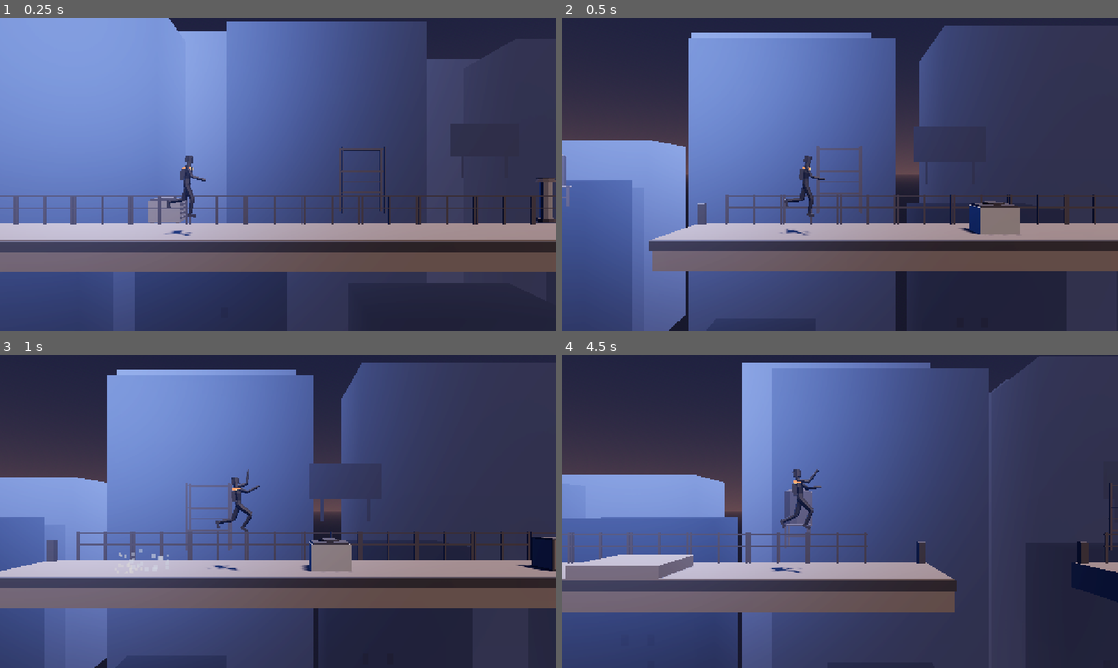
Above: before the commit, frames 1-4 (two rows, left to right).
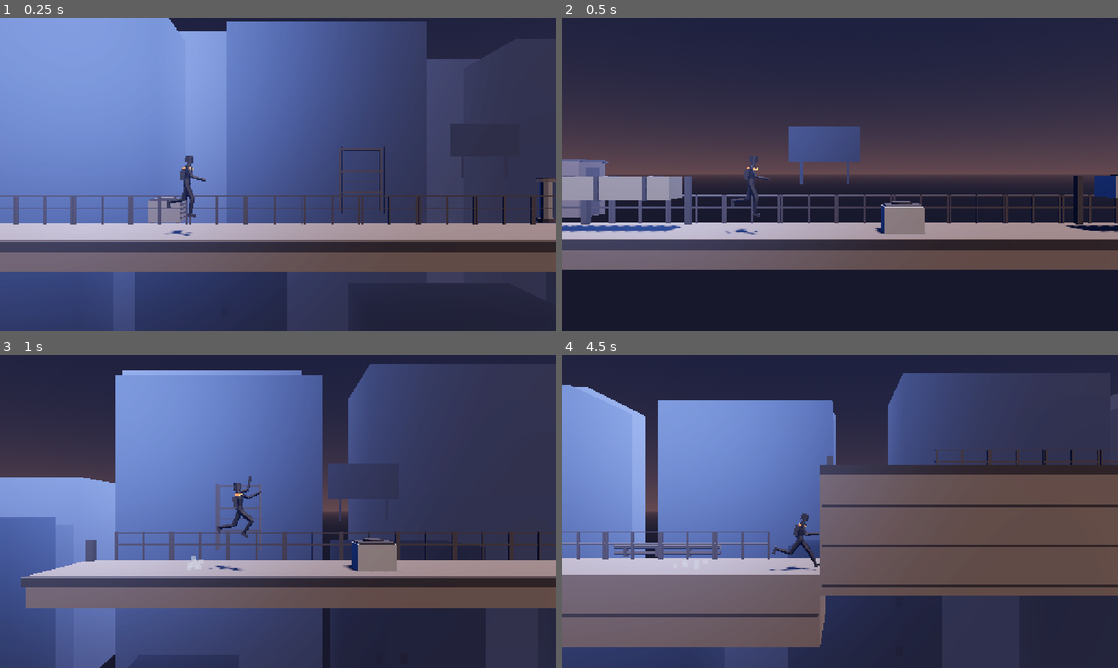
Above: after the commit, the same moments.

Repository: xoloteach/Vector
Game: Godot game, scene res://tests/shot_harness.tscn
Same seed, same stepped clock (60 frames per second), same inputs: the game is played once before the commit and once after it. This scene is started directly instead of the project's main scene.
Inputs (mouse positions are in pixels of both pictures, inside the frame that each line leads up to):
- Up to frame 1 (0.25 s): no input
- Up to frame 2 (0.5 s): no input
- Up to frame 3 (1 s): tap Enter at 0.5 s; move the mouse to (400, 495) at 0.52 s; hold D (move_right) from 0.53 s (still down); hold S (slide) from 0.53 s (still down); click (400, 495) at 0.67 s; tap Space (jump) at 0.77 s
- Up to frame 4 (4.5 s): release D (move_right) at 1.25 s; release S (slide) at 1.25 s; drag from (728, 527) to (812, 574) at 1.27 s; move the mouse to (895, 442) at 2.02 s; hold D (move_right) 2.03-2.75 s; hold S (slide) 2.03-2.75 s; drag from (812, 574) to (673, 464) at 2.77 s; move the mouse to (1006, 558) at 3.52 s; hold A (move_left) 3.53-4.25 s; hold S (slide) 3.53-4.25 s; tap Space (jump) at 3.77 s; drag from (673, 464) to (756, 433) at 4.27 s

Frame 1 is identical in both runs. In frame 2, 58% of the frame differs, in the area x 0-100%, y 2-100%; in frame 3, 9.4%; in frame 4, 53%.

Commit message:
feat: extend level to full length, add render-cost telemetry, final review
Level extended from 244 m to 640 m across three acts. Act I teaches each move in
isolation; Act II asks for execution at pace (vault chains, staggered climbs, duct
runs, a three-stage descent); Act III is the difficulty peak (a no-recovery sequence,
back-to-back wall runs) followed by a sprint home the player wins. A clean bot run is
now 60 s, which puts a learning player in the 2-4 minute target.

Fixed: the void kill-zone was hardcoded at y=-18 from when the lowest deck was -6.
Extending the level with a descent to -16 put the final deck inside the kill volume,
so landing correctly on it killed the player. It is now derived from the lowest
surface the course actually builds, and the profile kill plane is a pure backstop.

Added render-cost telemetry to the shot harness: draw calls, primitives and object
counts per station. These are reported instead of frame rate because they are
hardware-independent — a SwiftShader frame rate says nothing about a real device.
Peak across the whole 640 m level: 51 draw calls, 7,544 primitives.

docs/reviews/final-review.md: five independent critics against 65 captured frames
from a real browser, a real GL driver and four viewport sizes. Nothing remains open in
the broken-gameplay, traversal, collision or softlock categories; every open item is
visual polish or an environmental limitation. The one claim resting on inference rather
than observation — frame rate on real hardware — is flagged as such.

README and AGENTS updated with the architecture map, the tooling table and the
performance budget. TODO rewritten as a prioritised queue.

Diff:
--- a/game/resources/default_movement.tres
+++ b/game/resources/default_movement.tres
@@ -24,4 +24,4 @@
 lethal_landing_speed = 40.0
 hard_landing_speed_keep = 0.45
 hard_landing_recovery = 0.28
-kill_plane_y = -30.0
+kill_plane_y = -90.0
--- a/game/scenes/levels/level_01.gd
+++ b/game/scenes/levels/level_01.gd
@@ -40,12 +40,24 @@
 func build_course() -> void:
 	spawn(SkylineBackdrop.new())
 
+	# --- Act I: teaching. Each move introduced alone, then combined. ------------
 	_beat_run_up()
 	_beat_first_gap_and_vaults()
 	_beat_rise_and_slide()
 	_beat_drop_and_wide_gap()
 	_beat_mantles_and_wall()
 	_beat_committed_gap_and_roll()
+
+	# --- Act II: rhythm. Everything taught, now at pace and in combination. -----
+	_beat_vault_chain()
+	_beat_stagger_climb()
+	_beat_duct_run()
+	_beat_descent()
+
+	# --- Act III: pressure. The hardest shapes, then the run home. --------------
+	_beat_tight_sequence()
+	_beat_wall_ladder()
+	_beat_final_sprint()
 
 
 # === Beat 1: run-up =========================================================
@@ -188,9 +200,172 @@
 	scenery("water_tank", 240.0, START_Y - 6.0, 9.0)
 	scenery("billboard", 228.0, START_Y - 4.0, 18.0)
 
-	# Finish, set well back from the drop so landing and finishing are two separate
-	# moments rather than one confusing one.
-	finish(244.0, START_Y - 6.0)
+
+# ===========================================================================
+# ACT II — rhythm
+# ===========================================================================
+#
+# Everything is taught by now. This act stops explaining and starts asking for
+# execution: the same moves arrive closer together, in combinations, with less room
+# to recover between them. The pursuer is also fully established by here, so the cost
+# of hesitating has become concrete rather than theoretical.
+
+
+## Three vaults in quick succession, then a gap taken straight out of the third.
+##
+## Spacing is the whole design. 7 m between obstacles is just enough to re-accelerate
+## after a high vault's speed cost, so the chain is survivable but punishes stalling —
+## and the gap immediately after means the third vault has to be carried, not recovered
+## from.
+func _beat_vault_chain() -> void:
+	deck(252.0, 296.0, START_Y - 6.0)
+	parapet(252.0, 296.0, START_Y - 6.0)
+	_rail_run(253.0, 295.0, START_Y - 6.0)
+
+	furniture("ac_unit", 262.0, START_Y - 6.0, 0.95, 1.3)
+	furniture("crate", 269.5, START_Y - 6.0, 0.8, 1.1, SurfaceLibrary.Kind.CONCRETE)
+	furniture("transformer", 277.5, START_Y - 6.0, 1.45, 1.6)
+	furniture("ac_unit", 286.0, START_Y - 6.0, 0.9, 1.25)
+
+	scenery("scaffold", 258.0, START_Y - 6.0, 6.5)
+	scenery("vent_stack", 274.0, START_Y - 6.0, 3.4)
+	scenery("water_tank", 292.0, START_Y - 6.0, 8.5)
+	scenery("billboard", 280.0, START_Y - 4.0, 18.0)
+	scenery("antenna_mast", 266.0, START_Y - 6.0, 12.5)
+
+	# 6.5 m, taken out of the last vault.
+	deck(302.5, 330.0, START_Y - 6.0)
+	parapet(302.5, 330.0, START_Y - 6.0)
+	_rail_run(303.5, 329.0, START_Y - 6.0)
+	scenery("roof_door", 312.0, START_Y - 6.0, 4.8)
+	scenery("skylight", 322.0, START_Y - 6.0, 3.2)
+
+
+## A staggered ascent: mantle, gap, mantle, gap. Alternating move types so neither
+## becomes automatic.
+func _beat_stagger_climb() -> void:
+	deck(330.0, 342.0, START_Y - 4.5, 2.0)
+	_rail_run(331.0, 341.0, START_Y - 4.5)
+
+	deck(348.0, 360.0, START_Y - 3.0)
+	_rail_run(349.0, 359.0, START_Y - 3.0)
+
+	deck(360.0, 372.0, START_Y - 1.5, 2.0)
+	_rail_run(361.0, 371.0, START_Y - 1.5)
+
+	deck(378.5, 398.0, START_Y)
+	parapet(378.5, 398.0, START_Y)
+	_rail_run(379.5, 397.0, START_Y)
+
+	scenery("pipe_run", 336.0, START_Y - 4.5, 3.2)
+	scenery("vent_stack", 355.0, START_Y - 3.0, 3.4)
+	scenery("scaffold", 366.0, START_Y - 1.5, 6.5)
+	scenery("water_tank", 390.0, START_Y, 9.0)
+	scenery("antenna_mast", 384.0, START_Y, 13.0)
+
+
+## Two ducts with a vault between them: slide, stand, vault, slide. The transitions
+## are the difficulty, not any single move.
+func _beat_duct_run() -> void:
+	overhead(384.0, START_Y, 1.0, 3.4)
+	furniture("crate", 390.5, START_Y, 0.85, 1.1, SurfaceLibrary.Kind.CONCRETE)
+
+	deck(398.0, 432.0, START_Y)
+	parapet(398.0, 432.0, START_Y)
+	_rail_run(399.0, 431.0, START_Y)
+	overhead(404.0, START_Y, 1.0, 4.2)
+	furniture("ac_unit", 413.0, START_Y, 0.9, 1.25)
+	overhead(421.0, START_Y, 1.05, 3.6)
+
+	scenery("billboard", 410.0, START_Y + 1.0, 17.0)
+	scenery("skylight", 427.0, START_Y, 3.2)
+	scenery("roof_door", 400.0, START_Y, 5.0)
+
+
+## A long descent in three stages, each landing faster than the last. The final drop
+## crosses the roll threshold, so the act ends on the skill it taught last.
+func _beat_descent() -> void:
+	deck(438.0, 462.0, START_Y - 3.0)
+	parapet(438.0, 462.0, START_Y - 3.0)
+	_rail_run(439.0, 461.0, START_Y - 3.0)
+
+	deck(468.0, 490.0, START_Y - 7.5)
+	parapet(468.0, 490.0, START_Y - 7.5)
+	_rail_run(469.0, 489.0, START_Y - 7.5)
+
+	# 8.5 m: above the roll threshold. Roll it or lose most of your speed.
+	deck(490.0, 520.0, START_Y - 16.0)
+	parapet(490.0, 520.0, START_Y - 16.0)
+	_rail_run(496.0, 519.0, START_Y - 16.0)
+
+	scenery("scaffold", 446.0, START_Y - 3.0, 7.0)
+	scenery("vent_stack", 458.0, START_Y - 3.0, 3.4)
+	scenery("water_tank", 480.0, START_Y - 7.5, 8.0)
+	scenery("antenna_mast", 474.0, START_Y - 7.5, 12.0)
+	scenery("roof_door", 504.0, START_Y - 16.0, 4.8)
+	scenery("billboard", 512.0, START_Y - 14.0, 19.0)
+
+
+# ===========================================================================
+# ACT III — pressure
+# ===========================================================================
+
+
+## The tightest sequence in the level: vault, immediate gap, immediate mantle. There is
+## no recovery room, which is the point — this is the difficulty peak.
+func _beat_tight_sequence() -> void:
+	furniture("transformer", 508.0, START_Y - 16.0, 1.45, 1.6)
+	furniture("ac_unit", 515.5, START_Y - 16.0, 0.95, 1.3)
+
+	# 5.5 m gap straight into a 1.5 m riser.
+	deck(525.5, 536.0, START_Y - 14.5, 2.0)
+	_rail_run(526.5, 535.0, START_Y - 14.5)
+
+	deck(542.0, 556.0, START_Y - 13.0, 2.0)
+	_rail_run(543.0, 555.0, START_Y - 13.0)
+	furniture("crate", 551.0, START_Y - 13.0, 0.8, 1.1, SurfaceLibrary.Kind.CONCRETE)
+
+	scenery("pipe_run", 530.0, START_Y - 14.5, 3.2)
+	scenery("scaffold", 548.0, START_Y - 13.0, 6.5)
+
+
+## Two wall runs back to back, the second taller than the first. Only reachable with
+## speed intact, so it is the level's final test of whether the player has been
+## carrying momentum or merely surviving.
+func _beat_wall_ladder() -> void:
+	deck(556.0, 572.0, START_Y - 10.0, 3.6)
+	parapet(556.0, 572.0, START_Y - 10.0)
+	_rail_run(560.0, 571.0, START_Y - 10.0)
+
+	deck(572.0, 592.0, START_Y - 6.4, 3.9)
+	parapet(572.0, 592.0, START_Y - 6.4)
+	_rail_run(576.0, 591.0, START_Y - 6.4)
+	furniture("ac_unit", 585.0, START_Y - 6.4, 0.9, 1.25)
+
+	scenery("antenna_mast", 566.0, START_Y - 10.0, 11.0)
+	scenery("water_tank", 588.0, START_Y - 6.4, 7.5)
+	scenery("billboard", 578.0, START_Y - 4.0, 18.0)
+
+
+## The run home: a wide gap, a long clear deck, and the finish. Deliberately generous
+## after the wall ladder — a level should end on a sprint the player wins, not on one
+## last chance to fail.
+func _beat_final_sprint() -> void:
+	deck(599.0, 648.0, START_Y - 6.4)
+	parapet(599.0, 648.0, START_Y - 6.4)
+	_rail_run(600.0, 647.0, START_Y - 6.4)
+
+	furniture("ac_unit", 612.0, START_Y - 6.4, 0.9, 1.25)
+	overhead(624.0, START_Y - 6.4, 1.05, 3.4)
+
+	scenery("roof_door", 606.0, START_Y - 6.4, 5.0)
+	scenery("skylight", 618.0, START_Y - 6.4, 3.2)
+	scenery("scaffold", 634.0, START_Y - 6.4, 7.0)
+	scenery("water_tank", 643.0, START_Y - 6.4, 9.0)
+	scenery("antenna_mast", 630.0, START_Y - 6.4, 13.0)
+	scenery("billboard", 640.0, START_Y - 4.5, 17.0)
+
+	finish(640.0, START_Y - 6.4)
 
 
 # ---------------------------------------------------------------- kit shorthand
--- a/game/src/core/movement_profile.gd
+++ b/game/src/core/movement_profile.gd
@@ -102,7 +102,7 @@
 @export var hard_landing_recovery: float = 0.28
 
 ## Any fall below this world Y kills the runner, regardless of geometry.
-@export var kill_plane_y: float = -30.0
+@export var kill_plane_y: float = -90.0
 
 ## Impact speed at or above which a well-timed slide input becomes a roll.
 ## Slightly below the hard-landing threshold, so the skilful option is available
--- a/game/src/level/level.gd
+++ b/game/src/level/level.gd
@@ -59,6 +59,10 @@
 
 ## X position of the finish line, filled in by `build_course()`.
 var course_length: float = 0.0
+
+## Lowest walkable surface the course built. Used to place the void kill volume, so a
+## level that descends does not have to remember to move it.
+var _lowest_surface: float = 0.0
 
 var _geometry_root: Node3D
 
@@ -184,6 +188,7 @@
 		top_y - thickness * 0.5,
 		(SURFACE_FRONT_Z + SURFACE_BACK_Z) * 0.5
 	)
+	_lowest_surface = minf(_lowest_surface, top_y)
 	var body: BoxBlock = block(centre, Vector3(width, thickness, depth), kind)
 	# Decks do not cast. They are far too wide for the shadow atlas to resolve and
 	# self-shadow their own front faces into a visible diagonal weave. They still
@@ -344,15 +349,24 @@
 
 # ------------------------------------------------------------------- lifecycle
 
-## A wide, deep kill volume under the whole course, so falling off anywhere ends
-## the run promptly instead of after a long silent drop.
+## A wide, deep kill volume under the whole course, so falling off anywhere ends the
+## run promptly instead of after a long silent drop.
+##
+## Positioned from the **lowest surface the course actually built**, not a constant.
+## It was hardcoded at y = -18 when the lowest deck was at -6; extending the level with
+## a descent to -16 put the final deck inside the kill volume, and landing correctly on
+## it killed the player. A level that descends must not have to remember to move its own
+## kill plane.
 func _add_void_killzone() -> void:
 	var void_zone := KillZone.new()
 	void_zone.name = "VoidKillZone"
 	void_zone.reason = Game.FAIL_FELL
-	var span: float = maxf(course_length, 200.0) + 200.0
-	void_zone.size = Vector3(span, 8.0, 40.0)
-	void_zone.position = Vector3(span * 0.5 - 100.0, -18.0, 0.0)
+	var span: float = maxf(course_length, 200.0) + 240.0
+	# Deep enough below the lowest surface that a survivable fall is never caught by it,
+	# and thick enough that nothing can tunnel through at terminal velocity.
+	var top: float = _lowest_surface - 14.0
+	void_zone.size = Vector3(span, 30.0, 40.0)
+	void_zone.position = Vector3(span * 0.5 - 120.0, top - 15.0, 0.0)
 	spawn(void_zone)
 
 
--- a/game/tests/shot_harness.gd
+++ b/game/tests/shot_harness.gd
@@ -34,6 +34,10 @@
 	{"name": "f-mantle-steps", "x": 147.0, "y": -2.9},
 	{"name": "g-wall-face", "x": 169.0, "y": 0.1},
 	{"name": "h-final-deck", "x": 210.0, "y": 3.1},
+	{"name": "j-act2-vaults", "x": 265.0, "y": -5.4},
+	{"name": "k-act2-ducts", "x": 408.0, "y": 0.6},
+	{"name": "l-act3-walls", "x": 566.0, "y": -9.4},
+	{"name": "m-final-sprint", "x": 615.0, "y": -5.8},
 	{"name": "i-drop-edge", "x": 222.0, "y": 3.1},
 
 	# --- moves, mid-action ---
@@ -62,6 +66,8 @@
 const LEVEL_PATH: String = "res://scenes/levels/level_01.tscn"
 
 var _out_dir: String = "res://../captures/shots"
+var _peak_draw_calls: int = 0
+var _peak_primitives: int = 0
 var _level: Level
 
 
@@ -123,6 +129,8 @@
 
 		await RenderingServer.frame_post_draw
 
+		_report_render_cost(station["name"])
+
 		var image: Image = get_viewport().get_texture().get_image()
 		var label: String = "%s [%s]" % [station["name"], player.state_name()]
 		var path: String = "%s/%s.png" % [_out_dir, station["name"]]
@@ -137,6 +145,8 @@
 		if ticks > 0:
 			print("      %s" % label)
 
+	print("")
+	print("peak cost: %d draw calls, %d primitives" % [_peak_draw_calls, _peak_primitives])
 	print("SHOTS: DONE (%d)" % written)
 	# Deferred so stdout flushes before teardown; a direct quit() swallowed the
 	# verdict line and made the wrapper report failure on a successful run.
@@ -163,6 +173,29 @@
 		player.global_position.y + _level.pursuer.hover_height,
 		player.plane_z
 	)
+
+
+## Reports the actual render cost of a frame.
+##
+## Draw calls and primitive counts are the performance numbers that matter for a browser
+## build, and unlike frame rate they are **hardware-independent** — a SwiftShader frame
+## rate says nothing about a real phone, but 300 draw calls says the same thing
+## everywhere. These are the figures to watch as the level and kit grow.
+func _report_render_cost(station_name: String) -> void:
+	var draw_calls: int = RenderingServer.get_rendering_info(
+		RenderingServer.RENDERING_INFO_TOTAL_DRAW_CALLS_IN_FRAME
+	)
+	var primitives: int = RenderingServer.get_rendering_info(
+		RenderingServer.RENDERING_INFO_TOTAL_PRIMITIVES_IN_FRAME
+	)
+	var objects: int = RenderingServer.get_rendering_info(
+		RenderingServer.RENDERING_INFO_TOTAL_OBJECTS_IN_FRAME
+	)
+	_peak_draw_calls = maxi(_peak_draw_calls, draw_calls)
+	_peak_primitives = maxi(_peak_primitives, primitives)
+	print("      cost: %4d draw calls, %6d primitives, %4d objects" % [
+		draw_calls, primitives, objects
+	])
 
 
 ## Puts the runner back to a known state between stations, so one station's leftover
Not shown, changed: AGENTS.md
Not shown, changed: README.md
Not shown, changed: TODO.md
Not shown, added: docs/reviews/final-review.md
Not shown, changed: exports/web/index.html
Not shown, changed: exports/web/index.pck
